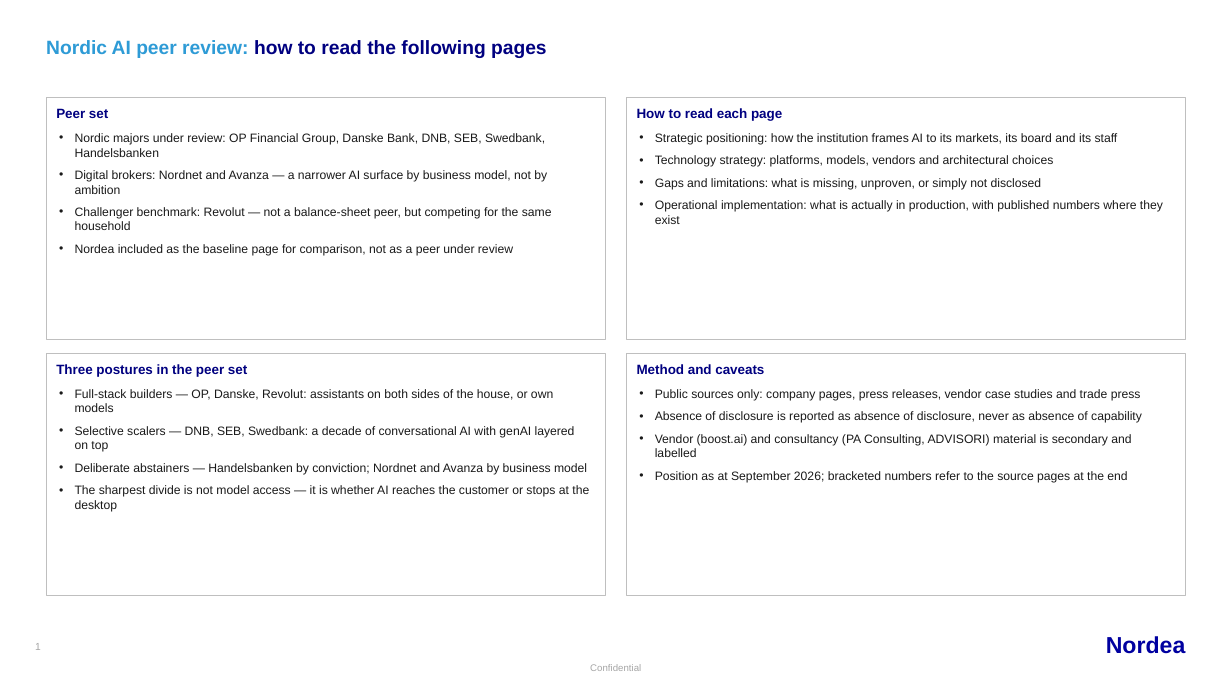
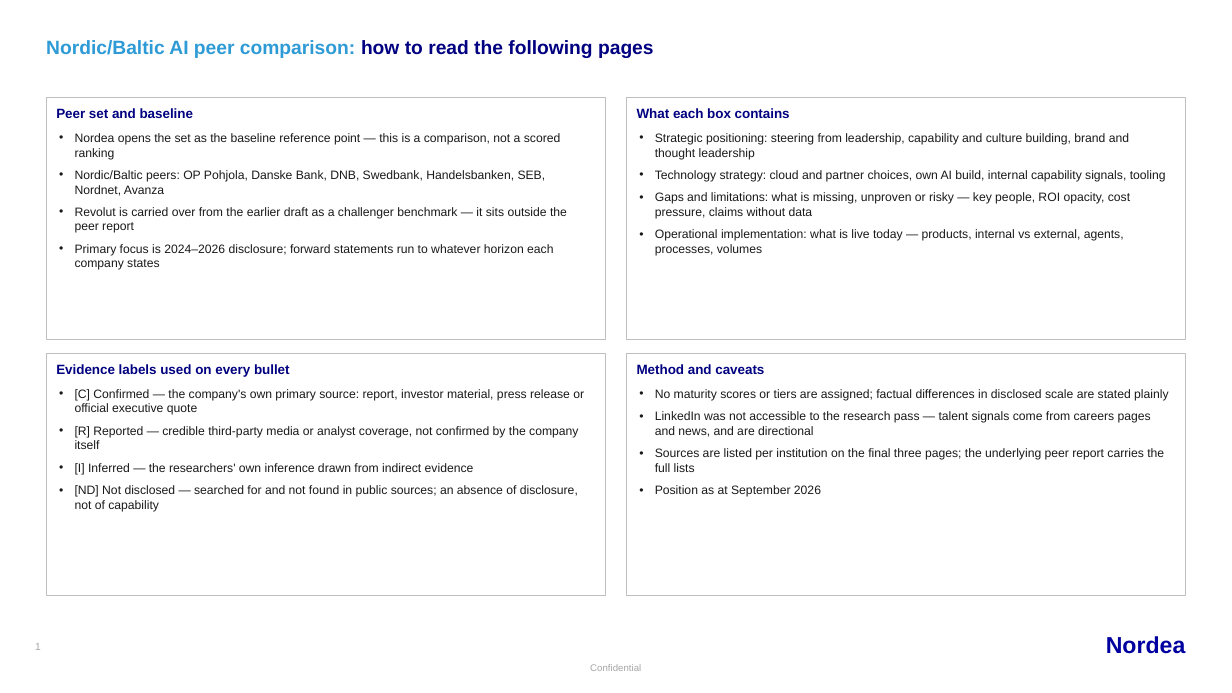
Before and after one commit to 7d2gcx86xs-create/Bank-SDK, a slide deck: slide 1 of docs/nordic-banks-ai-peer-review.pptx. Drawn at 1232x693 pixels with LibreOffice and Linux fonts; fonts in the diff are those of the drawing. Boxes give left, top, right and bottom in pixels: in the first picture for what was removed or moved away, otherwise in the second. Text is boxed around its words. In the diff, an @@ line names an element or a change of style, - is before the commit and + after.

```diff
--- a/docs/nordic-banks-ai-peer-review.pptx
+++ b/docs/nordic-banks-ai-peer-review.pptx
@@ text at box(46, 40, 654, 58): text changed; text colour #000080 to #2E9BD6 @@
-Nordic AI peer review: how to read the following pages
+Nordic/Baltic AI peer comparison: how to read the following pages
@@ text at box(56, 108, 194, 118): text changed @@
-Peer set
+Peer set and baseline
@@ text at box(637, 108, 790, 118): text changed @@
-How to read each page
+What each box contains
@@ text at box(75, 133, 567, 270): text changed @@
-• Nordic majors under review: OP Financial Group, Danske Bank, DNB, SEB, Swedbank, Handelsbanken
-• Digital brokers: Nordnet and Avanza — a narrower AI surface by business model, not by ambition
-• Challenger benchmark: Revolut — not a balance-sheet peer, but competing for the same household
-• Nordea included as the baseline page for comparison, not as a peer under review
+• Nordea opens the set as the baseline reference point — this is a comparison, not a scored ranking
+• Nordic/Baltic peers: OP Pohjola, Danske Bank, DNB, Swedbank, Handelsbanken, SEB, Nordnet, Avanza
+• Revolut is carried over from the earlier draft as a challenger benchmark — it sits outside the peer report
+• Primary focus is 2024–2026 disclosure; forward statements run to whatever horizon each company states
@@ text at box(655, 133, 1166, 256): text changed @@
-• Strategic positioning: how the institution frames AI to its markets, its board and its staff
-• Technology strategy: platforms, models, vendors and architectural choices
-• Gaps and limitations: what is missing, unproven, or simply not disclosed
-• Operational implementation: what is actually in production, with published numbers where they exist
+• Strategic positioning: steering from leadership, capability and culture building, brand and thought leadership
+• Technology strategy: cloud and partner choices, own AI build, internal capability signals, tooling
+• Gaps and limitations: what is missing, unproven or risky — key people, ROI opacity, cost pressure, claims without data
+• Operational implementation: what is live today — products, internal vs external, agents, processes, volumes
@@ text at box(56, 364, 290, 377): text changed @@
-Three postures in the peer set
+Evidence labels used on every bullet
@@ text at box(75, 389, 584, 512): text changed @@
-• Full-stack builders — OP, Danske, Revolut: assistants on both sides of the house, or own models
-• Selective scalers — DNB, SEB, Swedbank: a decade of conversational AI with genAI layered on top
-• Deliberate abstainers — Handelsbanken by conviction; Nordnet and Avanza by business model
-• The sharpest divide is not model access — it is whether AI reaches the customer or stops at the desktop
+• [C] Confirmed — the company's own primary source: report, investor material, press release or official executive quote
+• [R] Reported — credible third-party media or analyst coverage, not confirmed by the company itself
+• [I] Inferred — the researchers' own inference drawn from indirect evidence
+• [ND] Not disclosed — searched for and not found in public sources; an absence of disclosure, not of capability
@@ text at box(655, 389, 1168, 497): text changed @@
-• Public sources only: company pages, press releases, vendor case studies and trade press
-• Absence of disclosure is reported as absence of disclosure, never as absence of capability
-• Vendor (boost.ai) and consultancy (PA Consulting, ADVISORI) material is secondary and labelled
-• Position as at September 2026; bracketed numbers refer to the source pages at the end
+• No maturity scores or tiers are assigned; factual differences in disclosed scale are stated plainly
+• LinkedIn was not accessible to the research pass — talent signals come from careers pages and news, and are directional
+• Sources are listed per institution on the final three pages; the underlying peer report carries the full lists
+• Position as at September 2026
```
Also in this commit, not shown: 6 other slides changed, 8 slides added, 6 slides removed, 1 other file.
